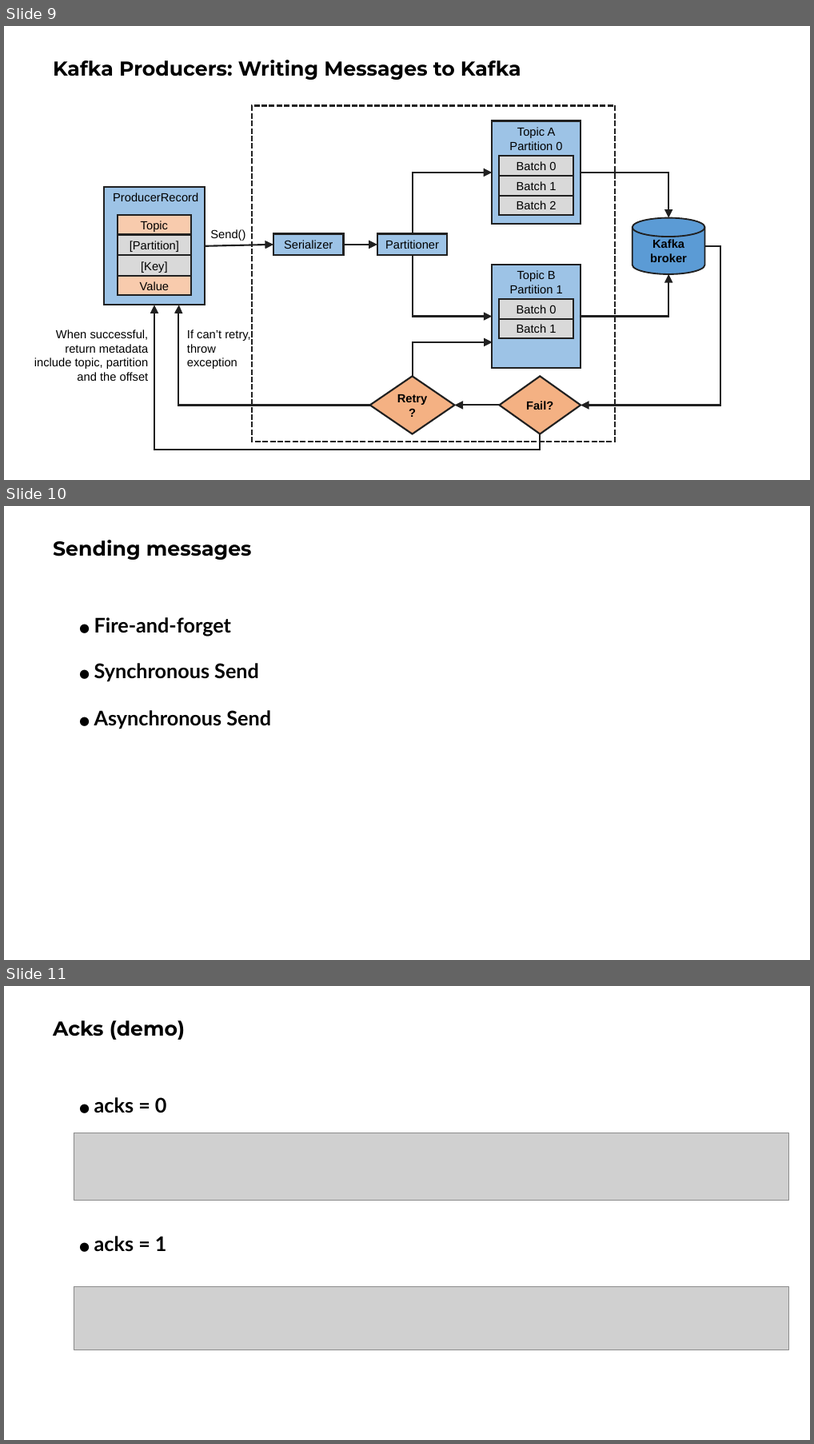
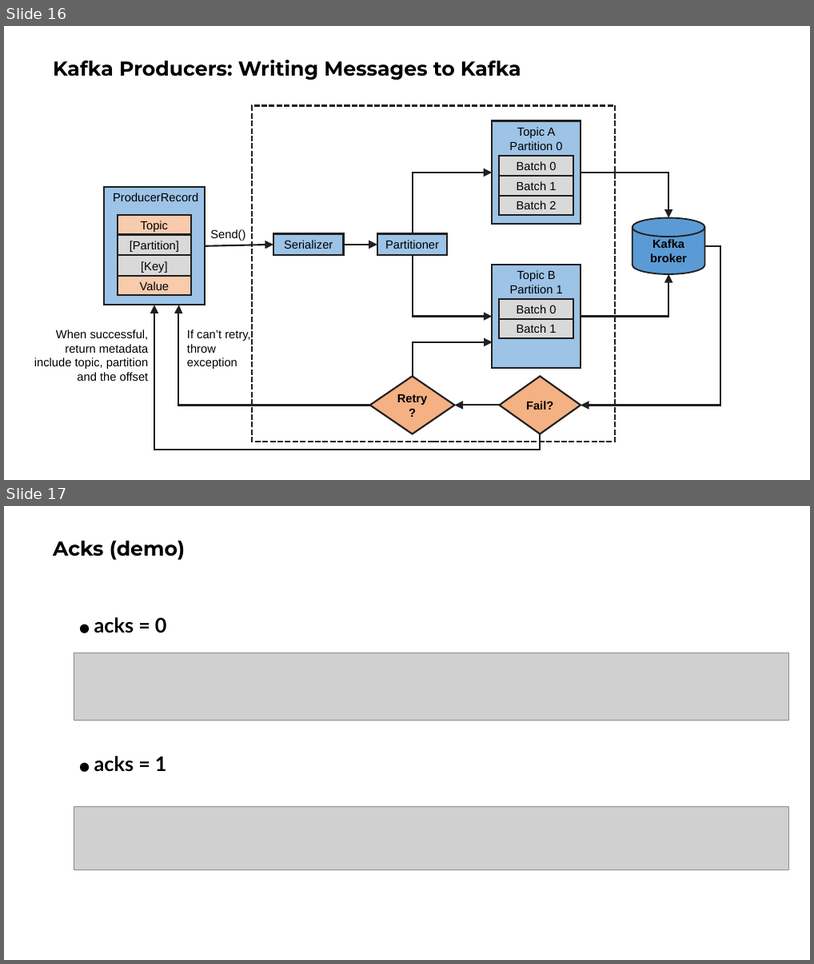
Before and after one commit to ngoctd314/tech-talk, a slide deck: kafka/slide.pptx. Shown one above the other, each under a label of ours: slides 9, 10 and 11 before the commit, slides 16 and 17 after it. The pictures are 814x1444 and 814x964 pixels, drawn with LibreOffice and Linux fonts; fonts in the diff are those of the drawing; grey boxes stand for pictures. Boxes give left, top, right and bottom in pixels: in the first picture for what was removed or moved away, otherwise in the second. Text is boxed around its words. In the diff, an @@ line names an element or a change of style, - is before the commit and + after.

```diff
--- a/kafka/slide.pptx
+++ b/kafka/slide.pptx
@@ slide 10 removed at [4, 506, 810, 960], background #FFFFFF @@
@@ title removed at [53, 540, 252, 560] @@
-Sending messages
@@ text removed at [94, 617, 231, 636] @@
-● Fire-and-forget
@@ text removed at [94, 663, 259, 682] @@
-● Synchronous Send
@@ text removed at [94, 710, 271, 729] @@
-● Asynchronous Send
@@ what was slide 9 is now slide 16 @@
@@ what was slide 11 is now slide 17 @@
```
Also in this commit, not shown: 4 slides changed, 14 slides added, 1 other slide removed, 4 other files.
